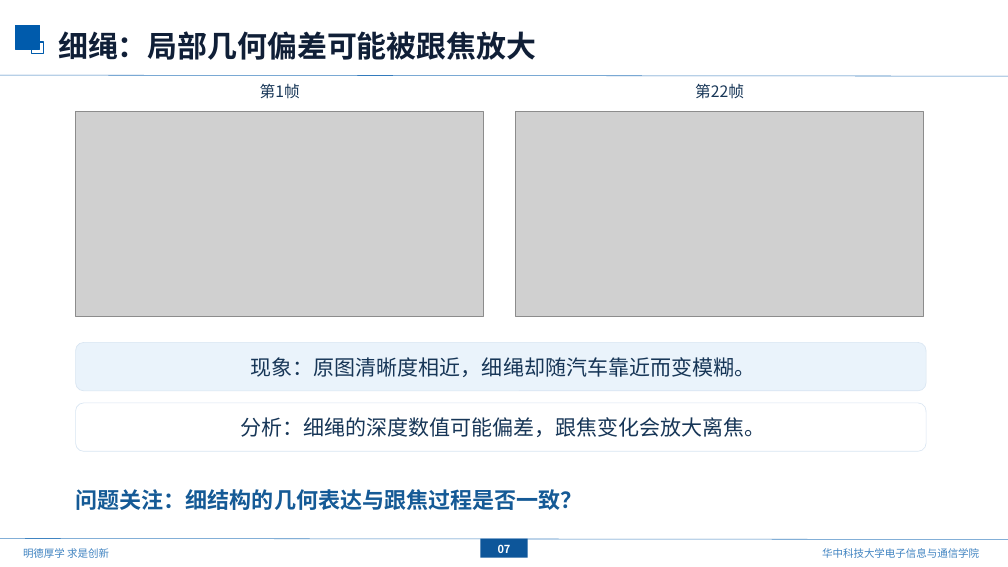
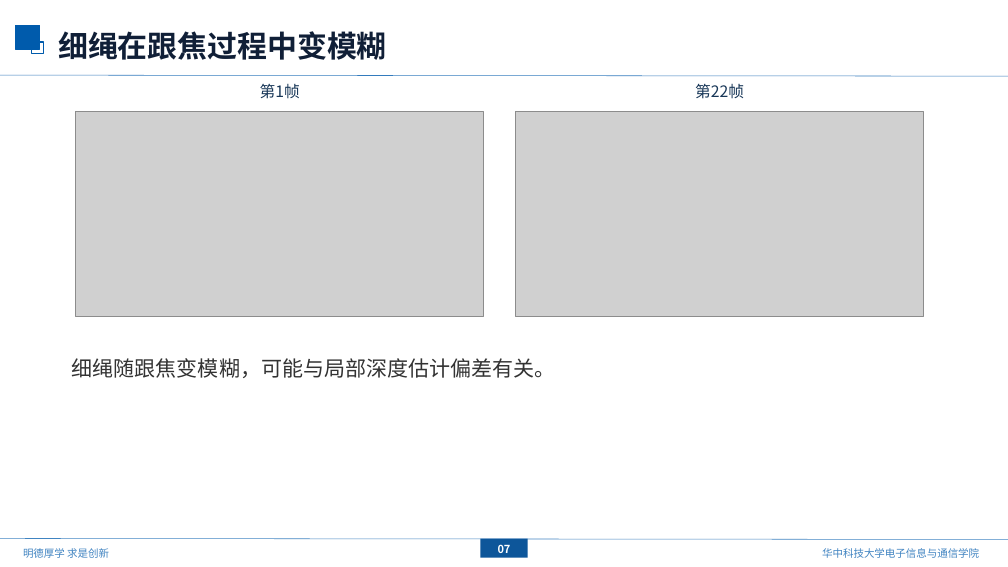
Before and after one commit to mengmcy1/OPPO-depth-guided-video-bokeh, a slide deck: slide 8 of 汇报/2026-10-16_基线更新与ATB分析/基线更新与ATB分析_1016.pptx. Drawn at 1008x567 pixels with LibreOffice and Linux fonts; fonts in the diff are those of the drawing; grey boxes stand for pictures; background and template pictures are left out. Boxes give left, top, right and bottom in pixels: in the first picture for what was removed or moved away, otherwise in the second. Text is boxed around its words. In the diff, an @@ line names an element or a change of style, - is before the commit and + after.

```diff
--- a/汇报/2026-10-16_基线更新与ATB分析/基线更新与ATB分析_1016.pptx
+++ b/汇报/2026-10-16_基线更新与ATB分析/基线更新与ATB分析_1016.pptx
@@ text at (x1=58, y1=31, x2=387, y2=60): text changed @@
-细绳：局部几何偏差可能被跟焦放大
+细绳在跟焦过程中变模糊
@@ text added at (x1=72, y1=358, x2=556, y2=378), 20 pt, text #333333 @@
+细绳随跟焦变模糊，可能与局部深度估计偏差有关。
@@ rounded rectangle removed at (x1=76, y1=343, x2=926, y2=391) @@
-现象：原图清晰度相近，细绳却随汽车靠近而变模糊。
@@ rounded rectangle removed at (x1=76, y1=403, x2=926, y2=451) @@
-分析：细绳的深度数值可能偏差，跟焦变化会放大离焦。
@@ text removed at (x1=76, y1=489, x2=583, y2=510) @@
-问题关注：细结构的几何表达与跟焦过程是否一致？
```
Also in this commit, not shown: 2 other slides changed, 2 other files.
